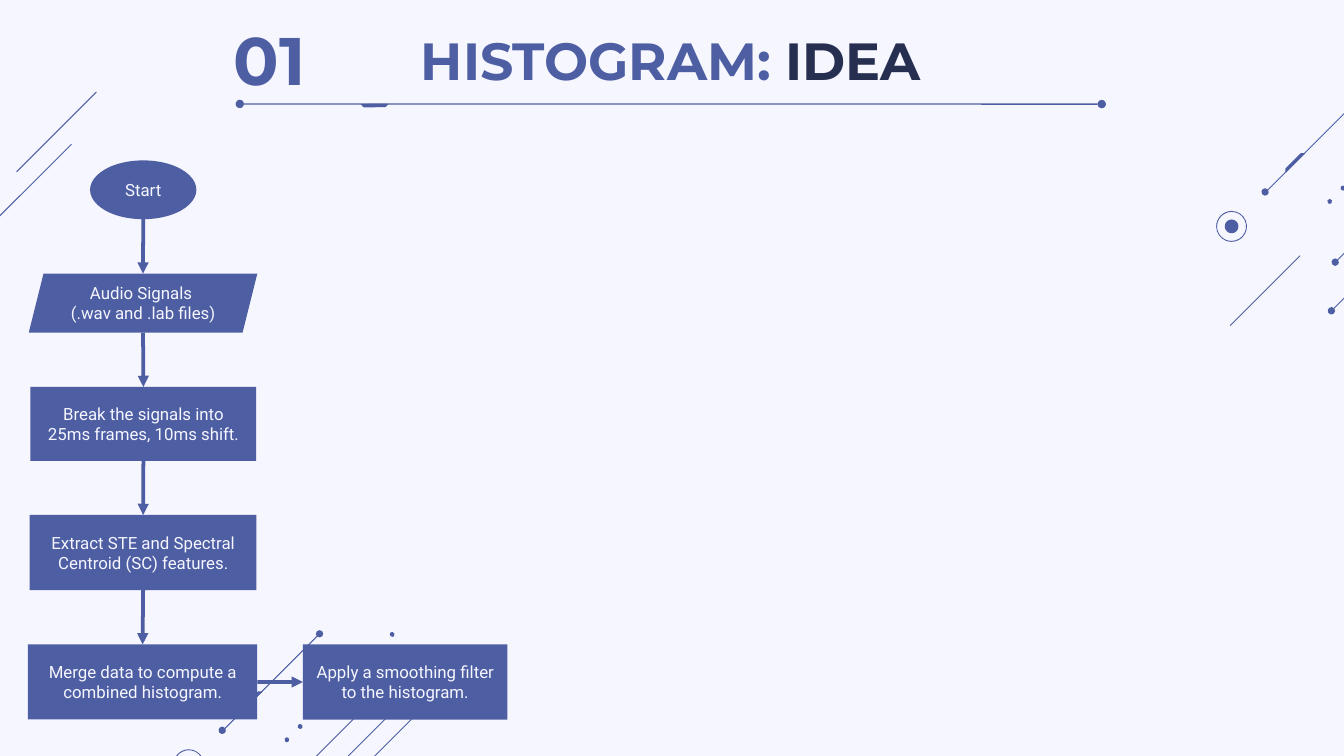
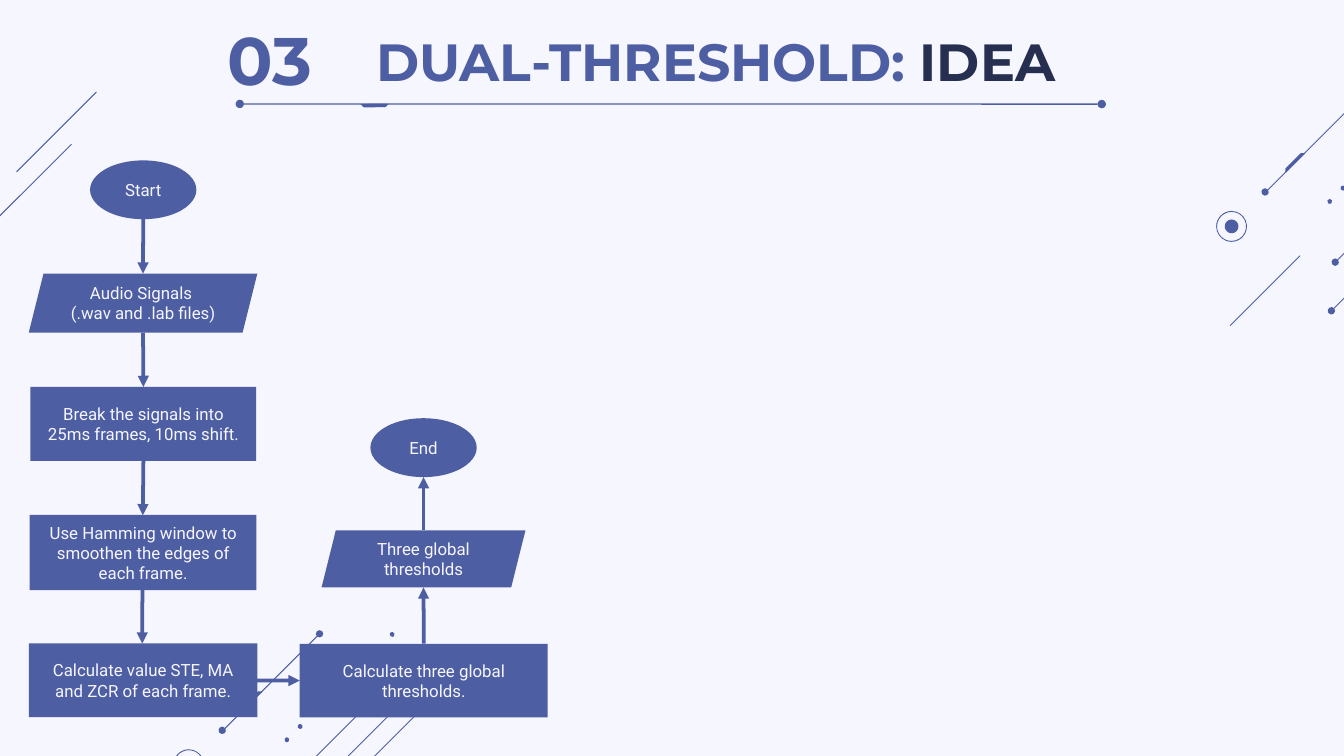
Before and after one commit to thdyqt/XLTHS, a slide deck: slide 39 of Slide.pptx (slide 24 before the commit). Drawn at 1344x756 pixels with LibreOffice and Linux fonts; fonts in the diff are those of the drawing. Boxes give left, top, right and bottom in pixels: in the first picture for what was removed or moved away, otherwise in the second. Text is boxed around its words. In the diff, an @@ line names an element or a change of style, - is before the commit and + after.

```diff
--- a/Slide.pptx
+++ b/Slide.pptx
@@ text at (227, 37, 312, 101): text changed @@
-01
+03
@@ text added at (376, 44, 1055, 82), 28 pt, text #4E5EA3, bold @@
+DUAL-THRESHOLD: IDEA
@@ title removed at (421, 43, 921, 81) @@
-HISTOGRAM: IDEA
@@ ellipse added at (371, 418, 477, 477), fill #4E5EA3, 9 pt, text #F6F6FF @@
+End
@@ arrow added from (423, 531) to (423, 477), #4E5EA3 2 pt @@
@@ text in rectangle at (50, 526, 237, 579): text changed @@
-Extract STE and Spectral Centroid (SC) features.
+Use Hamming window to smoothen the edges of each frame.
@@ parallelogram added at (321, 531, 526, 587), fill #4E5EA3, 9 pt, text #F6F6FF @@
+Three global thresholds
@@ arrow added from (423, 644) to (423, 587), #4E5EA3 2 pt @@
@@ rectangle added at (300, 644, 548, 718), fill #4E5EA3, 9 pt, text #F6F6FF @@
+Calculate three global thresholds.
@@ rectangle removed at (302, 645, 507, 720) @@
-Apply a smoothing filter to the histogram.
@@ text in rectangle at (53, 663, 234, 697): text changed @@
-Merge data to compute a combined histogram.
+Calculate value STE, MA and ZCR of each frame.
```
Also in this commit, not shown: 23 other slides changed, 11 slides added, 9 slides removed, 3 other files.
